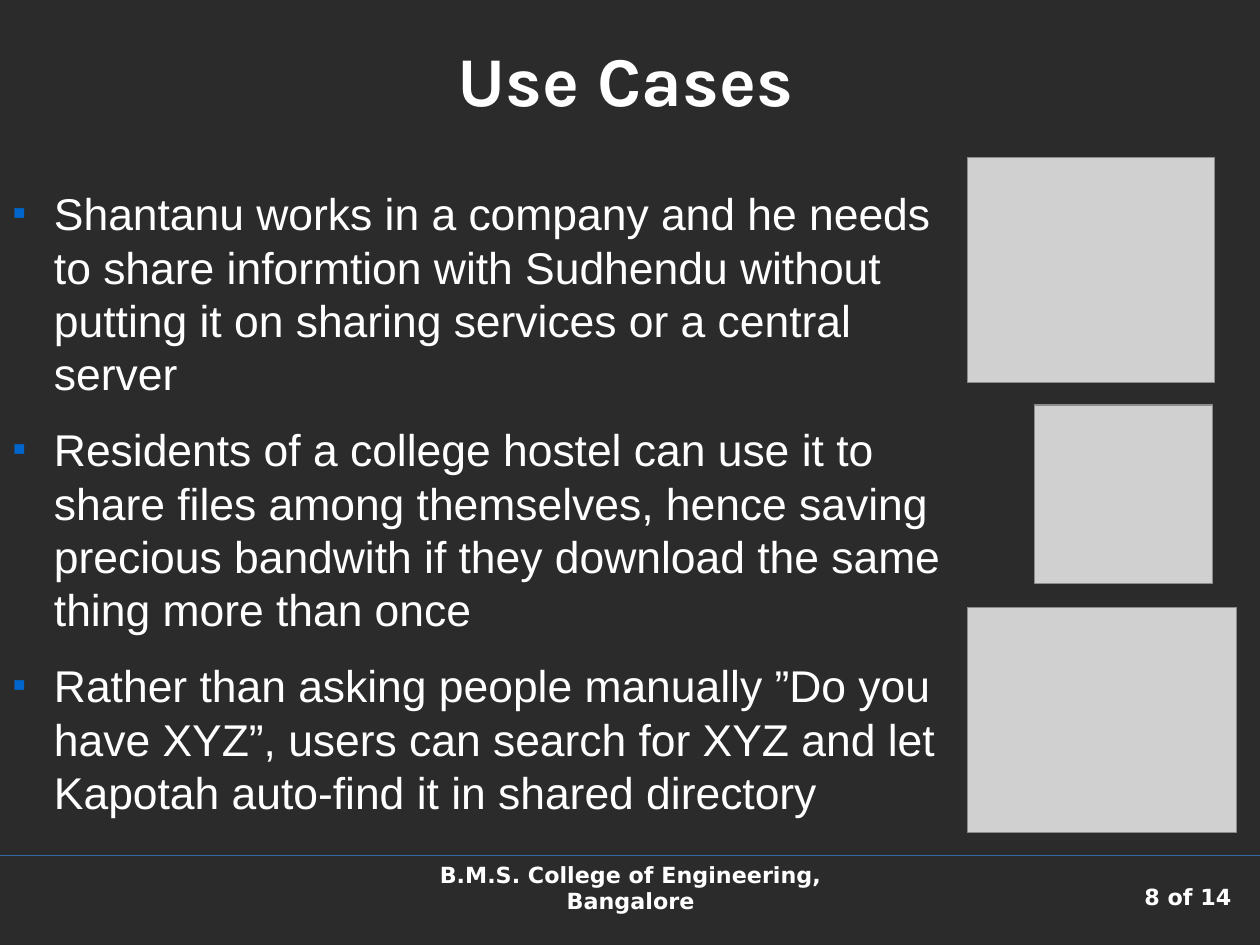
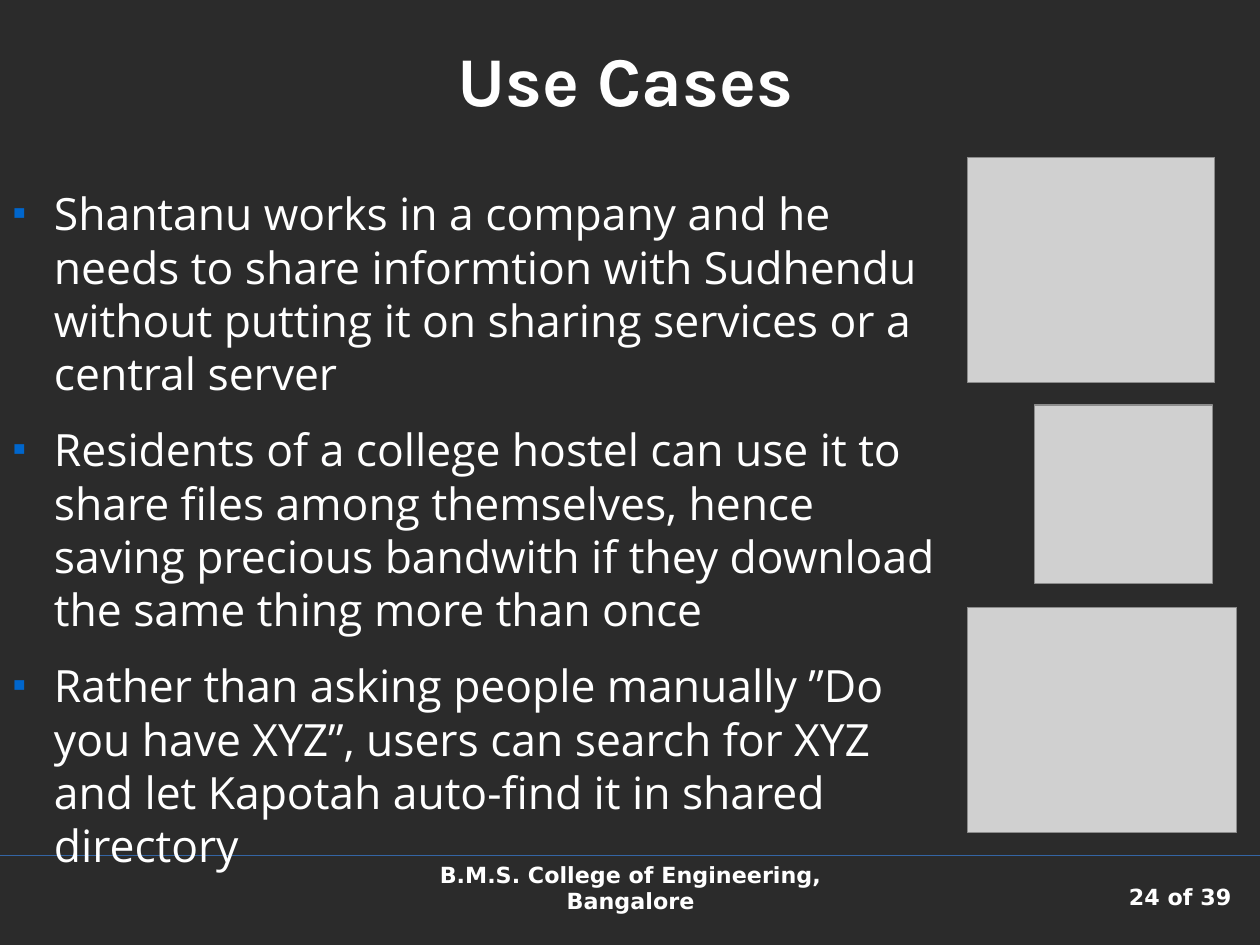
Before and after one commit to shaan7/Kapotah, a slide deck: slide 24 of docs/presentation.odp (slide 8 before the commit). Drawn at 1260x945 pixels with LibreOffice and Linux fonts; fonts in the diff are those of the drawing; grey boxes stand for pictures; background and template pictures are left out; a plain dark background stands for a picture behind light text. Boxes give left, top, right and bottom in pixels: in the first picture for what was removed or moved away, otherwise in the second. Text is boxed around its words. In the diff, an @@ line names an element or a change of style, - is before the commit and + after.

```diff
--- a/docs/presentation.odp
+++ b/docs/presentation.odp
@@ text "Shantanu works in a company ..." at box(54, 196, 935, 873): font Arial to Open Sans @@
@@ page number at box(1129, 888, 1231, 906): text changed @@
-8 of 14
+24 of 39
```
Also in this commit, not shown: 6 other slides changed, 31 slides added, 6 slides removed.
